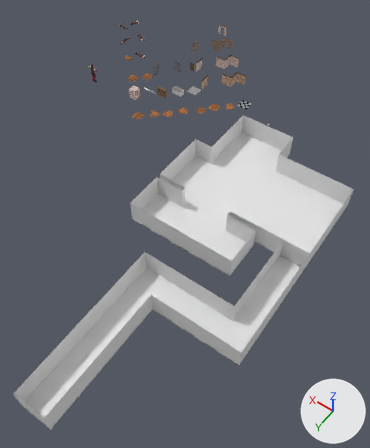
A saved change to the Blender file assetSource/evilWithin/assets/3dTileset.blend.
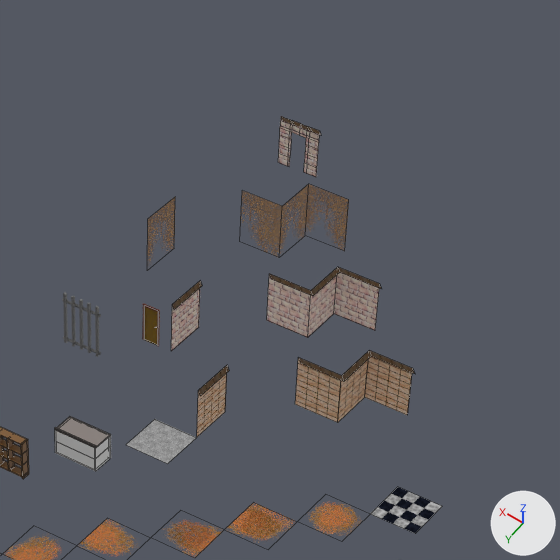
The first picture shows the older version from a 50 mm lens placed at (-10.11, 21.47, 19.88), pointed at (-0.49, 7.99, -1.29). The close-ups show both versions on the part from 44% to 75% of the width and 0% to 26% of the height of that picture; other places that the commit changed are outside them. The lights are fixed; the arrows at lower right show +X, +Y and +Z. The close-ups show mesh edges as thin lines.

In view in the first close-up: 'Cabinet1', 'Countertop1', 'Cube', 'Plane', 'Plane.001', 'Plane.002', 'Plane.004', 'Room', 'Room.003', 'Room.004', 'Room.005', 'Shelves1'.
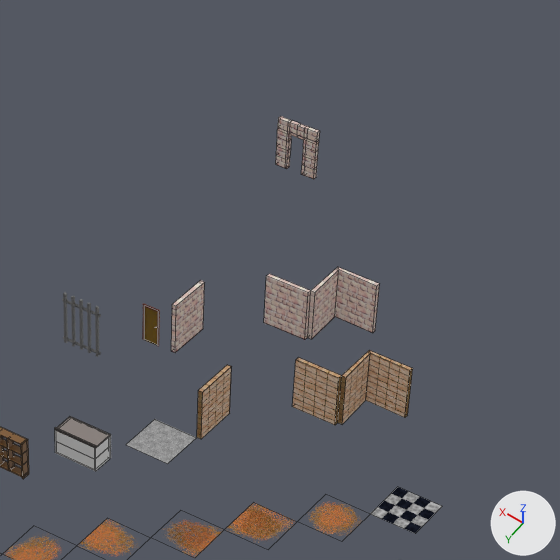
Location of each change, (x1, y1, x2, y2) in pixels of the close-ups (560 x 560 px):
'Room', reshaped, modifiers changed: before (197, 350, 415, 437); after (197, 350, 413, 439)
'Room.003', reshaped, modifiers changed: before (171, 267, 381, 351); after (171, 267, 380, 353)
'Room.004', reshaped, moved, modifiers changed (76% narrower, 19% shorter): before (147, 184, 349, 266); after (264, 274, 311, 340)
'Room.006', added (brown): after (292, 357, 342, 425)
'Room.005', reshaped, modifiers changed: before (278, 116, 321, 177); after (276, 116, 319, 179)
part 1 of me_room_003, deleted (brown): before (295, 350, 415, 423)
part 2 of me_room_003, deleted: before (198, 365, 229, 396)
part 3 of me_room_004, deleted: before (267, 267, 381, 337)
part 4 of me_room_004, deleted: before (172, 281, 202, 309)
part 5 of me_room_006, deleted: before (281, 116, 321, 135)
part 6 of me_room_005, deleted (brown): before (147, 197, 175, 266)
part 7 of me_room_005, cut back: before (241, 184, 349, 256); after (264, 274, 311, 340)

Edits to the bpy script that builds the scene:
```text
Change me_room_003:
    used by ob_room; location = (2.26, -2.26, 0.0); scale = (0.646, 0.646, 0.646)
    verts and faces of me_room_003; kept vertices keep their numbers, new ones are numbered from 18
    remove me_room_003.from_pydata(...)  # 18 vertices, 8 faces; spans x -0.14..3.0, y 0.0..3.14, z 0.0..1.11
    add me_room_003.from_pydata(...)  # 10 vertices, 3 faces; spans x 0.0..3.0, y 0.0..3.0, z 0.0..1.11
    me_room_003 part 1
    add delete_vertices([3, 9, *range(12, 16)])  # with the faces that use them
    me_room_003 part 2
    add delete_vertices([16, 17])  # with the faces that use them
    remove me_room_003.materials.append(mat_wallgridtopdarkness)
Change me_room_004:
    used by ob_room_003; location = (3.56, -3.56, 0.0); scale = (0.646, 0.646, 0.646)
    verts and faces of me_room_004; kept vertices keep their numbers, new ones are numbered from 18
    remove me_room_004.from_pydata(...)  # 18 vertices, 8 faces; spans x -0.14..3.0, y 0.0..3.14, z 0.0..1.11
    add me_room_004.from_pydata(...)  # 10 vertices, 3 faces; spans x 0.0..3.0, y 0.0..3.0, z 0.0..1.11
    me_room_004 part 3
    add delete_vertices([3, 9, *range(12, 16)])  # with the faces that use them
    me_room_004 part 4
    add delete_vertices([16, 17])  # with the faces that use them
    remove me_room_004.materials.append(mat_wallgridtopdarkness)
Change me_room_005:
    used by ob_room_004; location = (4.85, -4.85, 0.0); scale = (0.646, 0.646, 0.646)
    verts and faces of me_room_005; kept vertices keep their numbers, new ones are numbered from 12
    remove me_room_005.from_pydata(...)  # 12 vertices, 4 faces; spans x 0.0..3.0, y 0.0..3.0, z 0.0..1.22
    remove me_room_005.materials.append(mat_walldirtdecal)
    add me_room_005.from_pydata(...)  # 4 vertices, 1 face; spans x 1.0..2.0, y 1.0, z 0.0..1.11
    me_room_005 part 6: the loose piece of 4 vertices spanning x 3.0, y 2.0..3.0, z 0.0..1.22 is deleted
    me_room_005 part 7
    add delete_vertices([0, 1, 6, 7, 8])  # with the faces that use them
    add verts[9] = (2.0, 1.0, 1.11)  # moved
    add verts[12] = (1.0, 1.0, 1.11)
    add faces += [(2, 3, 9, 12)]
    add me_room_005.materials.append(mat_wallbrick)
Change me_room_006:
    used by ob_room_005; location = (6.14, -6.14, 0.0); scale = (0.646, 0.646, 0.646)
    verts and faces of me_room_006; kept vertices keep their numbers, new ones are numbered from 52
    remove me_room_006.from_pydata(...)  # 52 vertices, 34 faces; spans x -0.138..1.0, y 0.0..0.14, z 0.0..1.11
    add me_room_006.from_pydata(...)  # 45 vertices, 28 faces; spans x 0.0..1.0, y 0.0, z 0.0..1.106
    me_room_006 part 5
    add delete_vertices([4, 5, 11, 12, 13, 33, 40])  # with the faces that use them
    remove me_room_006.materials.append(mat_wallgridtopdarkness)
Change ob_room:
    add _m = ob_room.modifiers.new('Solidify', 'SOLIDIFY')
    add _m.thickness = 0.1
Change ob_room_003:
    add _m = ob_room_003.modifiers.new('Solidify', 'SOLIDIFY')
    add _m.thickness = 0.1
Change ob_room_004:
    ob_room_004.location: (4.85, -4.85, 0.0) -> (3.56, -3.56, 0.0)
    add _m = ob_room_004.modifiers.new('Solidify', 'SOLIDIFY')
    add _m.thickness = 0.1
Change ob_room_005:
    add _m = ob_room_005.modifiers.new('Solidify', 'SOLIDIFY')
    add _m.thickness = 0.1
Add ob_room_006:
    ob_room_006 = bpy.data.objects.new('Room.006', me_room_008)  # 4 vertices, 1 face; spans x 1.001..2.002, y 1.0..1.001, z 0.0..1.106; in mat_wallgridtile (picture img_wallgridtile_png); modifiers SOLIDIFY
    ob_room_006.location = (2.26, -2.26, 0.0)
    ob_room_006.scale = (0.646, 0.646, 0.646)
```
